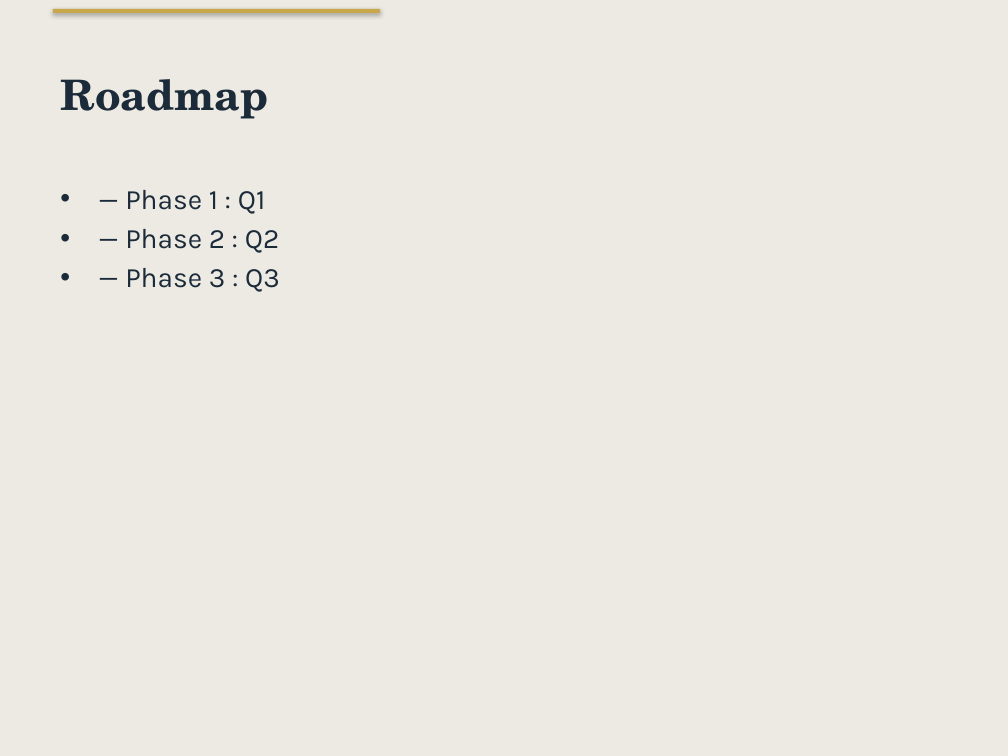
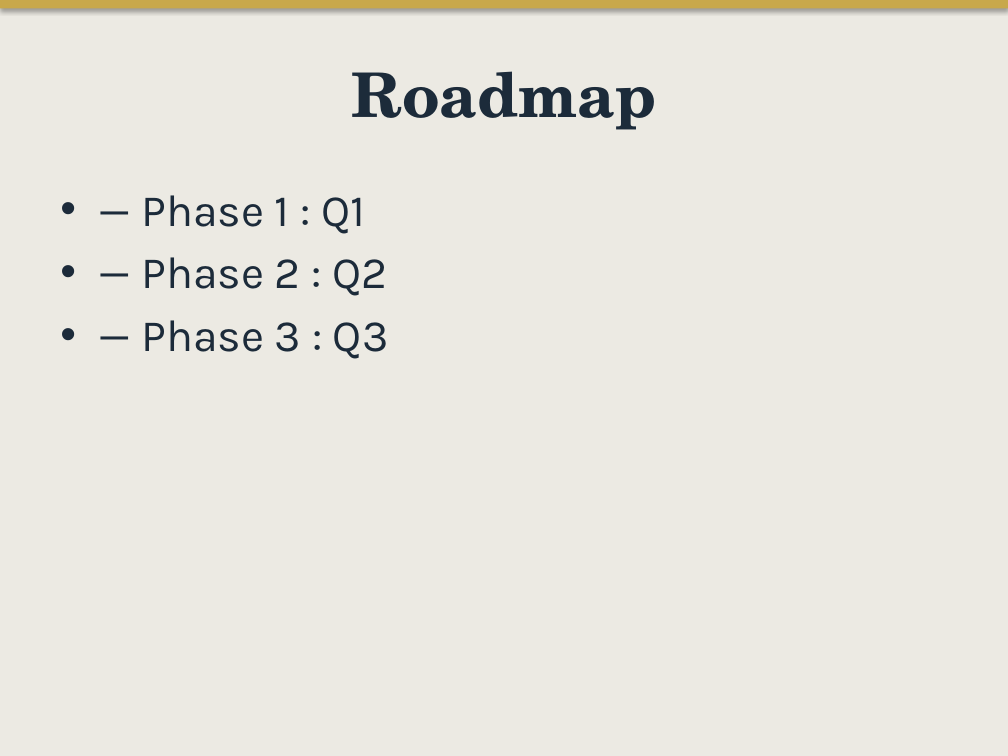
Before and after one commit to matisselebretonmatisselebreton-arch/salut, a slide deck: slide 4 of output/test_corporate_redesigned.pptx. Drawn at 1008x756 pixels with LibreOffice and Linux fonts; fonts in the diff are those of the drawing. Boxes give left, top, right and bottom in pixels: in the first picture for what was removed or moved away, otherwise in the second. Text is boxed around its words. In the diff, an @@ line names an element or a change of style, - is before the commit and + after.

```diff
--- a/output/test_corporate_redesigned.pptx
+++ b/output/test_corporate_redesigned.pptx
@@ rectangle: place and size @@
-rectangle at [53, 9, 381, 13]
+rectangle at [0, 0, 1008, 8]
@@ title "Roadmap" at [351, 71, 656, 130]: size 30 to 44 pt; alignment left to centre @@
@@ text "— Phase 1 : Q1" at [141, 195, 389, 359]: size 20 to 32 pt; more space between paragraphs @@
```
Also in this commit, not shown: 3 other slides changed, 1 slide added, 1 slide removed, 1 other file.
